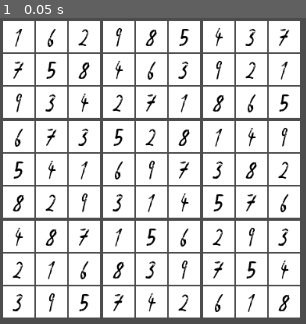
Above: before the commit, frame 1.
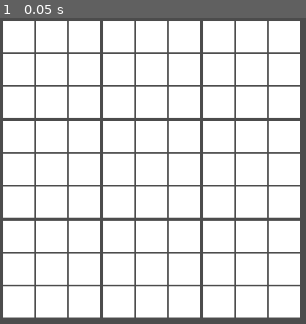
Above: after the commit, the same moment.

Repository: Ignashe/SudokuSlayer1
Game: Godot game, scene res://Node2D.tscn
The game is run twice, just before and just after one commit, with the same random seed, the same clock (stepped at 60 frames per second) and the same inputs.
Inputs:
- Up to frame 1 (0.05 s): no input

The runs differ from the first frame. In frame 1, 6.5% of the frame differs, in the area x 3-95%, y 3-97%.
Error after the commit: Invalid set index 'text' (on base: 'null instance') with value of type 'String'. (res://Sudoku.gd:41)

Commit message:
Sudoku millora caselles

Diff:
--- /dev/null
+++ b/Escenes/Casella.tscn
@@ -0,0 +1,29 @@
+[gd_scene format=2]
+
+[node name="Casella" type="Control"]
+
+[node name="ColorRect" type="ColorRect" parent="."]
+margin_left = -1.0
+margin_top = -1.0
+margin_right = 41.0
+margin_bottom = 41.0
+color = Color( 0, 0.0117647, 0.0117647, 1 )
+
+[node name="MarginContainer" type="MarginContainer" parent="."]
+margin_right = 40.0
+margin_bottom = 40.0
+
+[node name="ColorRect" type="ColorRect" parent="MarginContainer"]
+margin_right = 40.0
+margin_bottom = 40.0
+
+[node name="MarginContainer2" type="MarginContainer" parent="."]
+margin_right = 40.0
+margin_bottom = 40.0
+
+[node name="LineEdit" type="LineEdit" parent="."]
+margin_left = 10.0
+margin_top = 2.0
+margin_right = 69.0
+margin_bottom = 38.0
+text = "1"
--- /dev/null
+++ b/Escenes/Control.tscn
@@ -0,0 +1,24 @@
+[gd_scene load_steps=2 format=2]
+
+[ext_resource path="res://Escenes/Casella.tscn" type="PackedScene" id=1]
+
+[node name="Control" type="Control"]
+anchor_right = 1.0
+anchor_bottom = 1.0
+
+[node name="GridContainer" type="GridContainer" parent="."]
+anchor_right = 1.0
+anchor_bottom = 1.067
+custom_constants/vseparation = 0
+custom_constants/hseparation = 0
+columns = 9
+
+[node name="Casella" parent="GridContainer" instance=ExtResource( 1 )]
+
+[node name="Casella2" parent="GridContainer" instance=ExtResource( 1 )]
+
+[node name="Casella3" parent="GridContainer" instance=ExtResource( 1 )]
+
+[node name="Casella4" parent="GridContainer" instance=ExtResource( 1 )]
+
+[node name="Casella5" parent="GridContainer" instance=ExtResource( 1 )]
--- /dev/null
+++ b/Escenes/Graellas,sudoku.tscn
@@ -0,0 +1,3 @@
+[gd_scene format=2]
+
+[node name="Sudoku" type="Node2D"]
--- a/Node2D.tscn
+++ b/Node2D.tscn
@@ -1,6 +1,9 @@
-[gd_scene load_steps=2 format=2]
+[gd_scene load_steps=3 format=2]
 
 [ext_resource path="res://Sudoku.gd" type="Script" id=1]
+[ext_resource path="res://Escenes/Graellas,sudoku.tscn" type="PackedScene" id=2]
 
 [node name="Sudoku" type="Node2D"]
 script = ExtResource( 1 )
+
+[node name="Sudoku" parent="." instance=ExtResource( 2 )]
Binary file added: Fonts/Numbers-Alt.png
Not shown, added: Fonts/Numbers-Alt.png.import
Binary file added: Fonts/Sudoku-Grid.png
Not shown, added: Fonts/Sudoku-Grid.png.import
